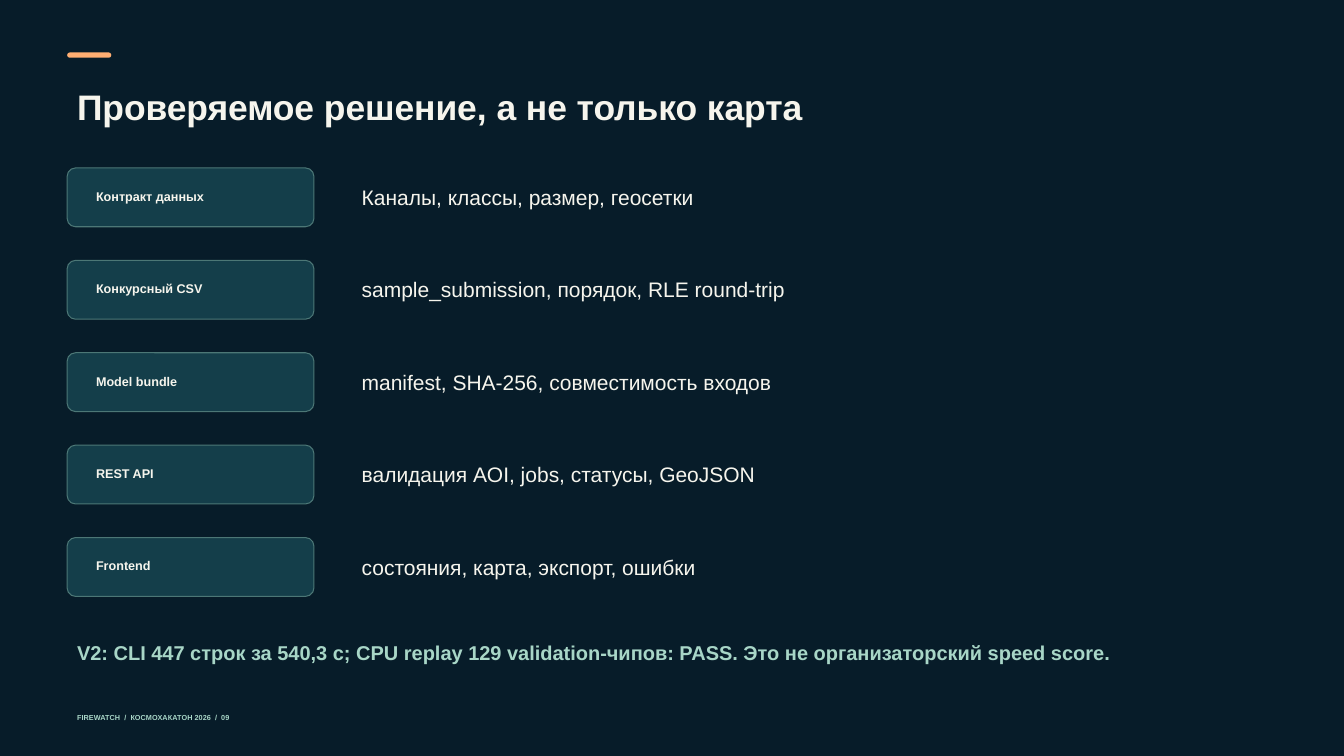
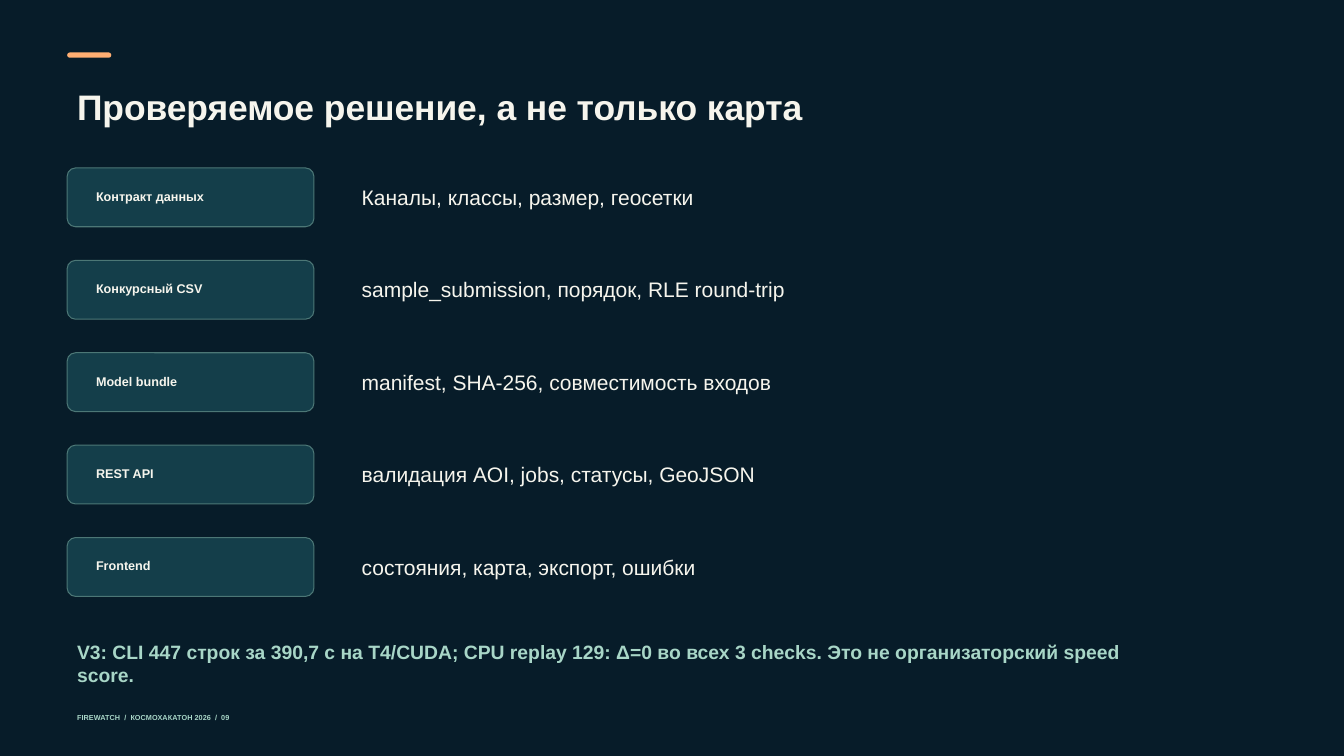
Before and after one commit to foxxed20-ux/firewatch, a slide deck: slide 9 of docs/presentation/FireWatch_КосмоХакатон_2026.pptx. Drawn at 1344x756 pixels with LibreOffice and Linux fonts; fonts in the diff are those of the drawing. Boxes give left, top, right and bottom in pixels: in the first picture for what was removed or moved away, otherwise in the second. Text is boxed around its words. In the diff, an @@ line names an element or a change of style, - is before the commit and + after.

```diff
--- a/docs/presentation/FireWatch_КосмоХакатон_2026.pptx
+++ b/docs/presentation/FireWatch_КосмоХакатон_2026.pptx
@@ text at bbox=[77, 644, 1120, 682]: text changed; size 14.2 to 13.8 pt @@
-V2: CLI 447 строк за 540,3 с; CPU replay 129 validation-чипов: PASS. Это не организаторский speed score.
+V3: CLI 447 строк за 390,7 с на T4/CUDA; CPU replay 129: Δ=0 во всех 3 checks. Это не организаторский speed score.
```
Also in this commit, not shown: 3 other slides changed, 12 other files.
